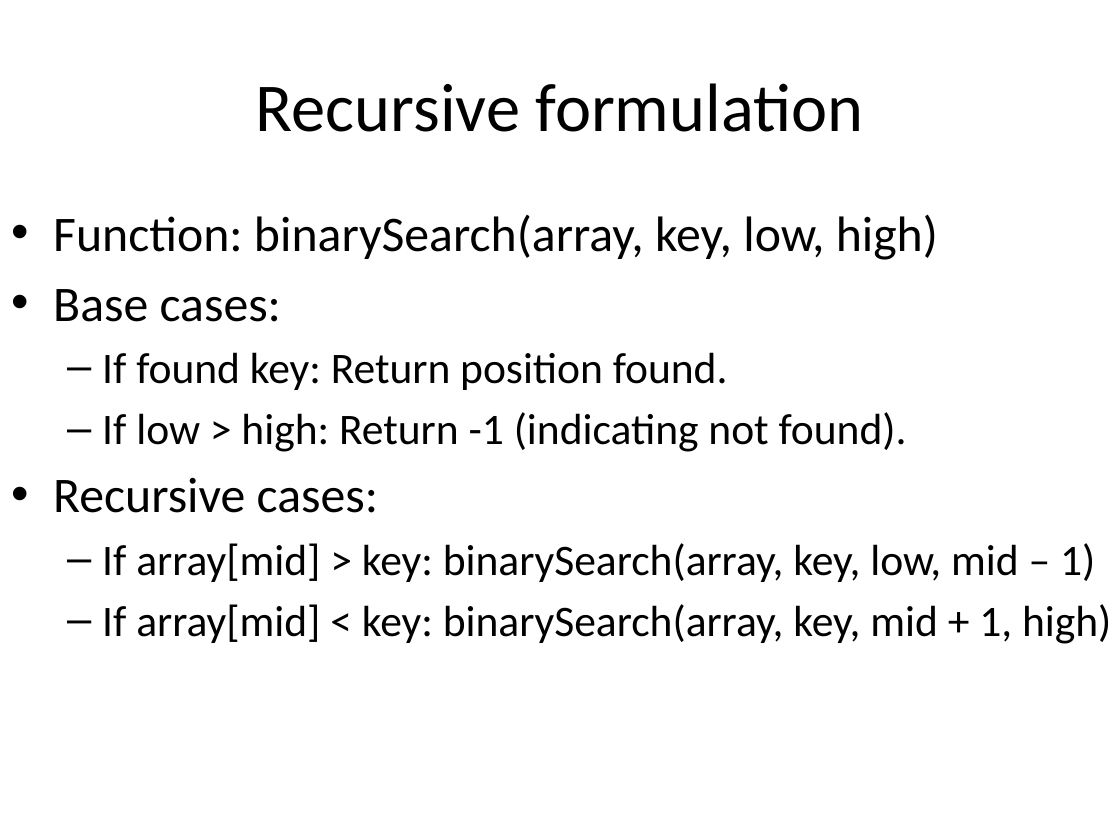
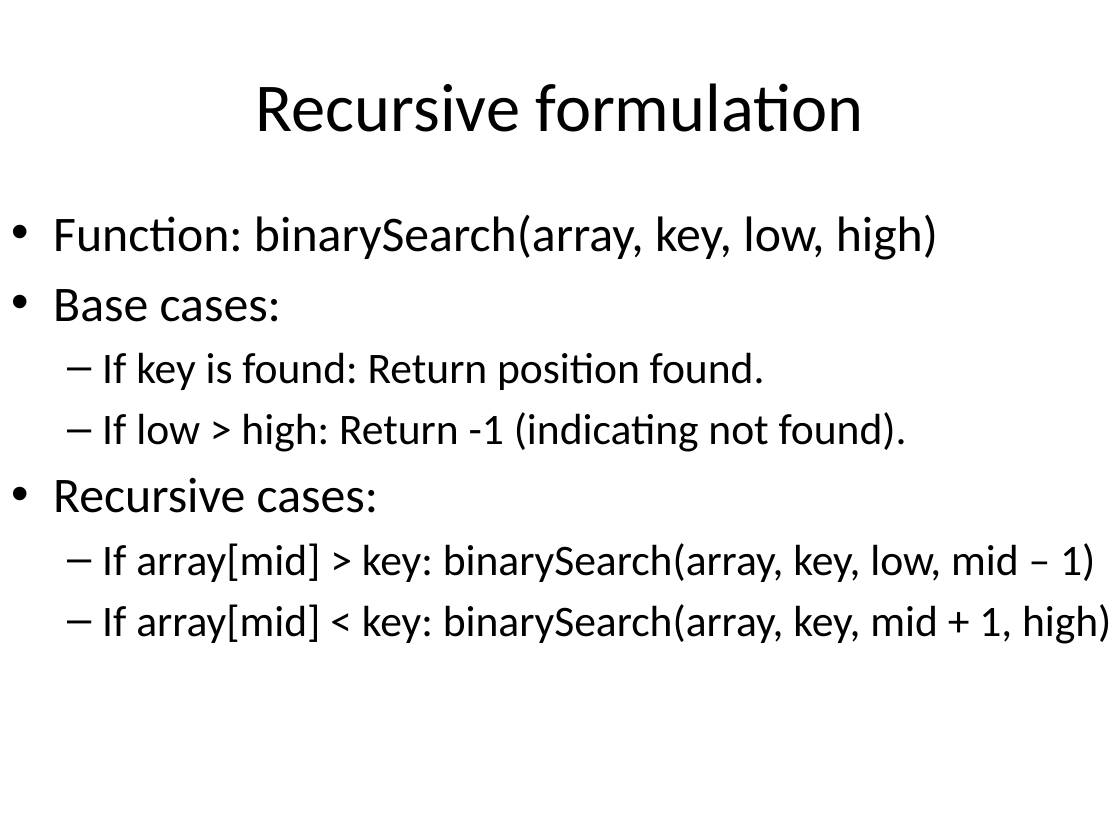
Before and after one commit to pkirlin/pl-s23, a slide deck: slide 61 of lectures/recursion/day4-binsearch-slides.pptx. Drawn at 1120x840 pixels with LibreOffice and Linux fonts; fonts in the diff are those of the drawing. Boxes give left, top, right and bottom in pixels: in the first picture for what was removed or moved away, otherwise in the second. Text is boxed around its words. In the diff, an @@ line names an element or a change of style, - is before the commit and + after.

```diff
--- a/lectures/recursion/day4-binsearch-slides.pptx
+++ b/lectures/recursion/day4-binsearch-slides.pptx
@@ text at (x1=102, y1=352, x2=765, y2=390): text changed @@
-  – If found key: Return position found.
+  – If key is found: Return position found.
```
Also in this commit, not shown: 1 other file.
